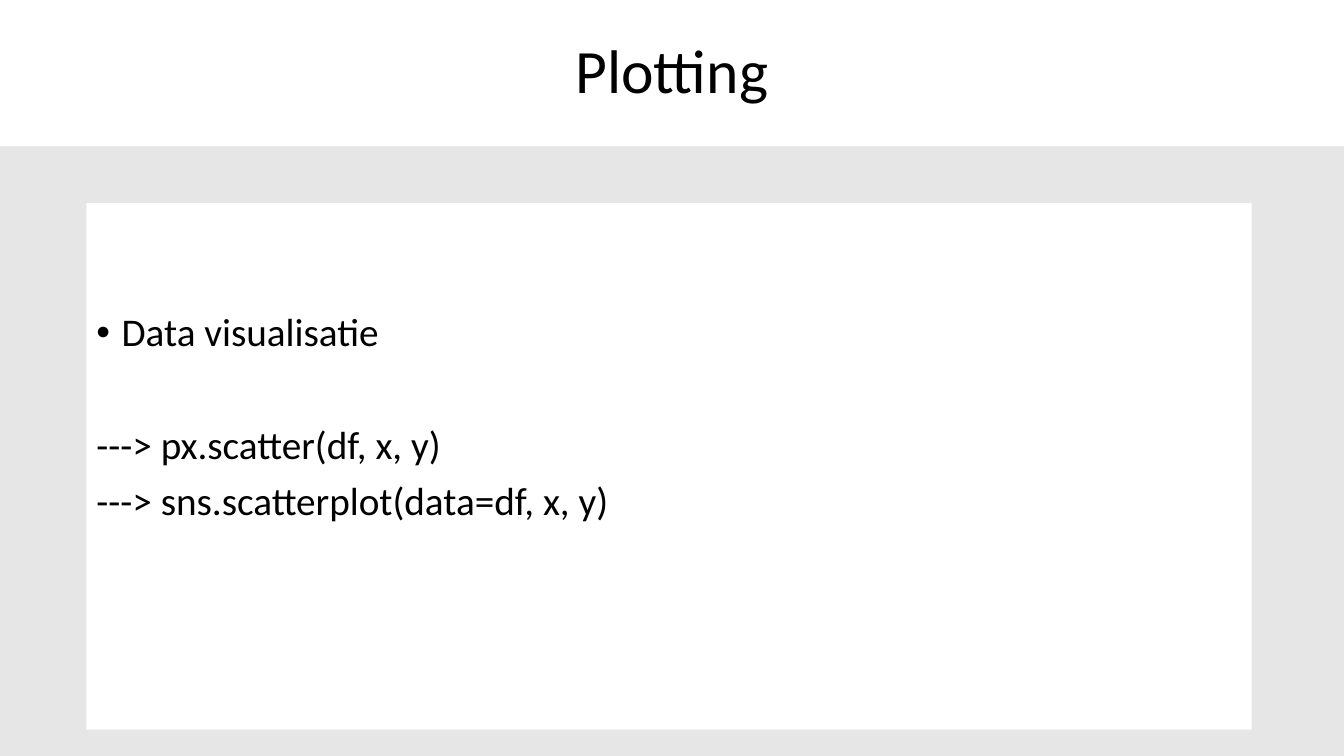
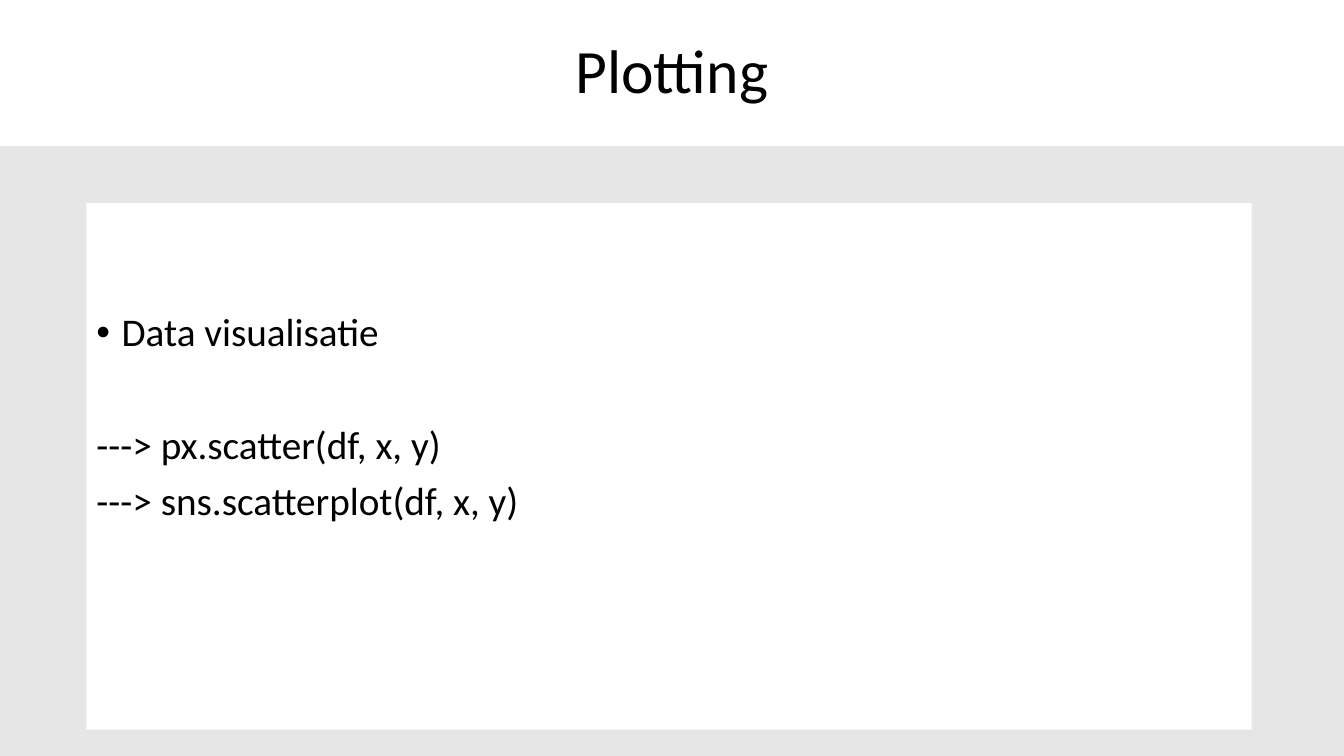
Before and after one commit to SandervandenOord/pandas_training, a slide deck: slide 18 of Pandas_Training_Slides.pptx. Drawn at 1344x756 pixels with LibreOffice and Linux fonts; fonts in the diff are those of the drawing. Boxes give left, top, right and bottom in pixels: in the first picture for what was removed or moved away, otherwise in the second. Text is boxed around its words. In the diff, an @@ line names an element or a change of style, - is before the commit and + after.

```diff
--- a/Pandas_Training_Slides.pptx
+++ b/Pandas_Training_Slides.pptx
@@ text at (161,486,519,522): text changed @@
----> sns.scatterplot(data=df, x, y)
+---> sns.scatterplot(df, x, y)
```
Also in this commit, not shown: 1 other slide changed.
